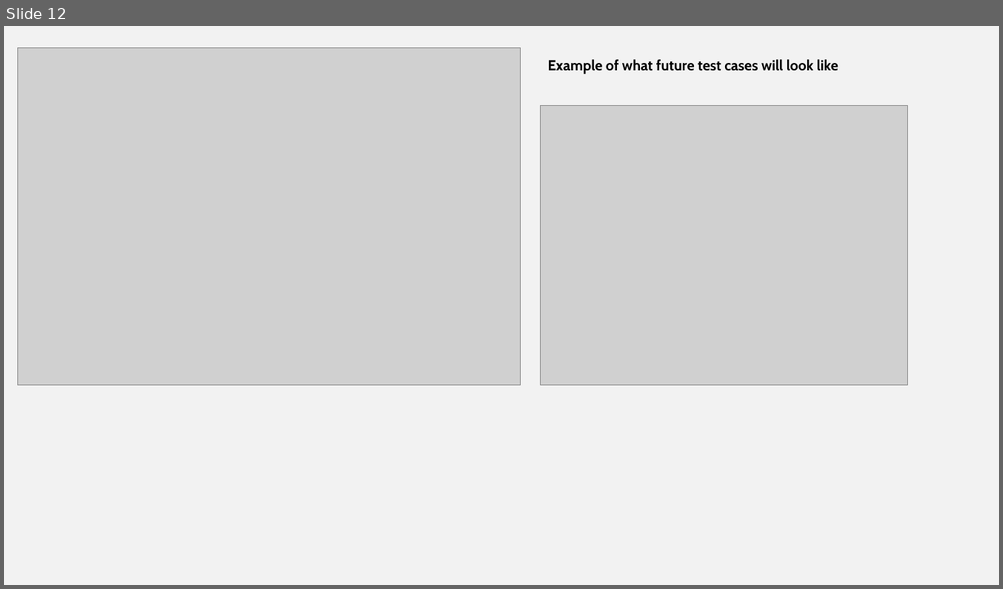
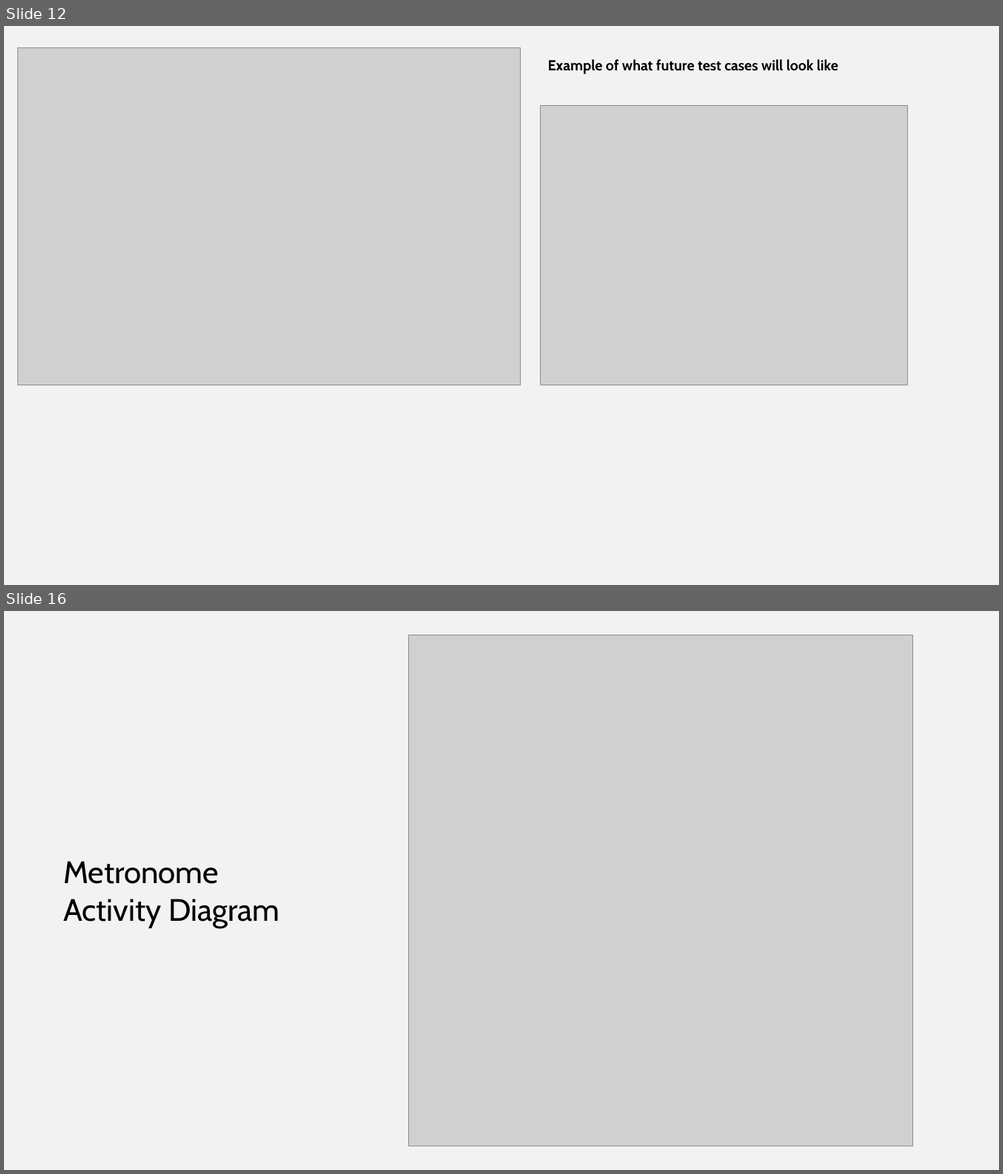
Before and after one commit to Thatawesomeguy4/FiddlePracticeAppCPSC4910, a slide deck: Fid'Lin Presentation1.1.pptx. Shown one above the other, each under a label of ours: slide 12 before the commit, slides 12 and 16 after it; the slides between them are not shown. The pictures are 1003x589 and 1003x1174 pixels, drawn with LibreOffice and Linux fonts; fonts in the diff are those of the drawing; grey boxes stand for pictures. Boxes give left, top, right and bottom in pixels: in the first picture for what was removed or moved away, otherwise in the second. Text is boxed around its words. In the diff, an @@ line names an element or a change of style, - is before the commit and + after.

```diff
--- a/Fid'Lin Presentation1.1.pptx
+++ b/Fid'Lin Presentation1.1.pptx
@@ slide 16 added at <box>4,611,999,1170</box>, background #F2F2F2 @@
@@ picture added at <box>408,635,913,1146</box> @@
@@ text added at <box>63,861,279,928</box>, 30 pt, text #000000 @@
+Metronome
+Activity Diagram
```
Also in this commit, not shown: 1 slide changed, 4 other slides added.
